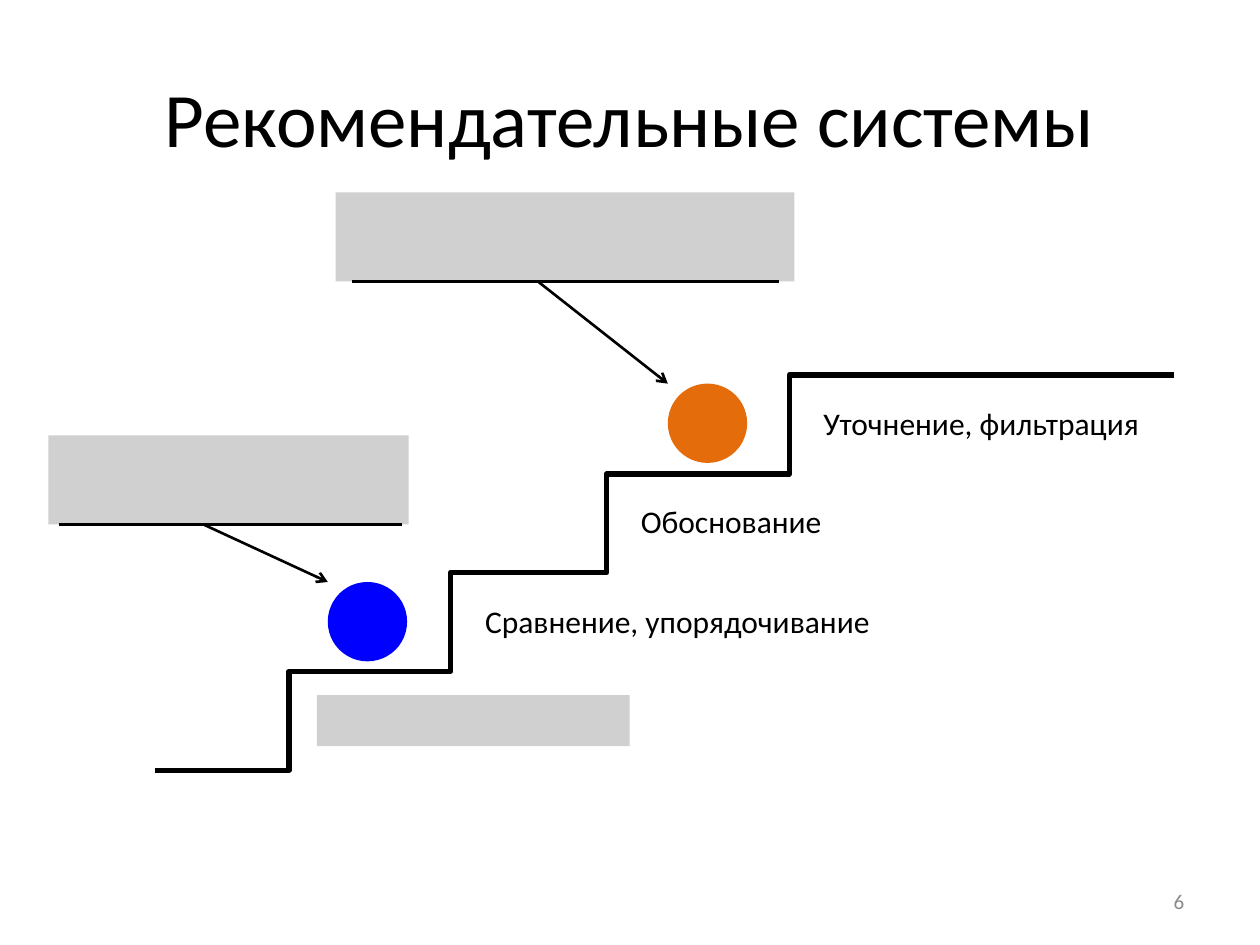
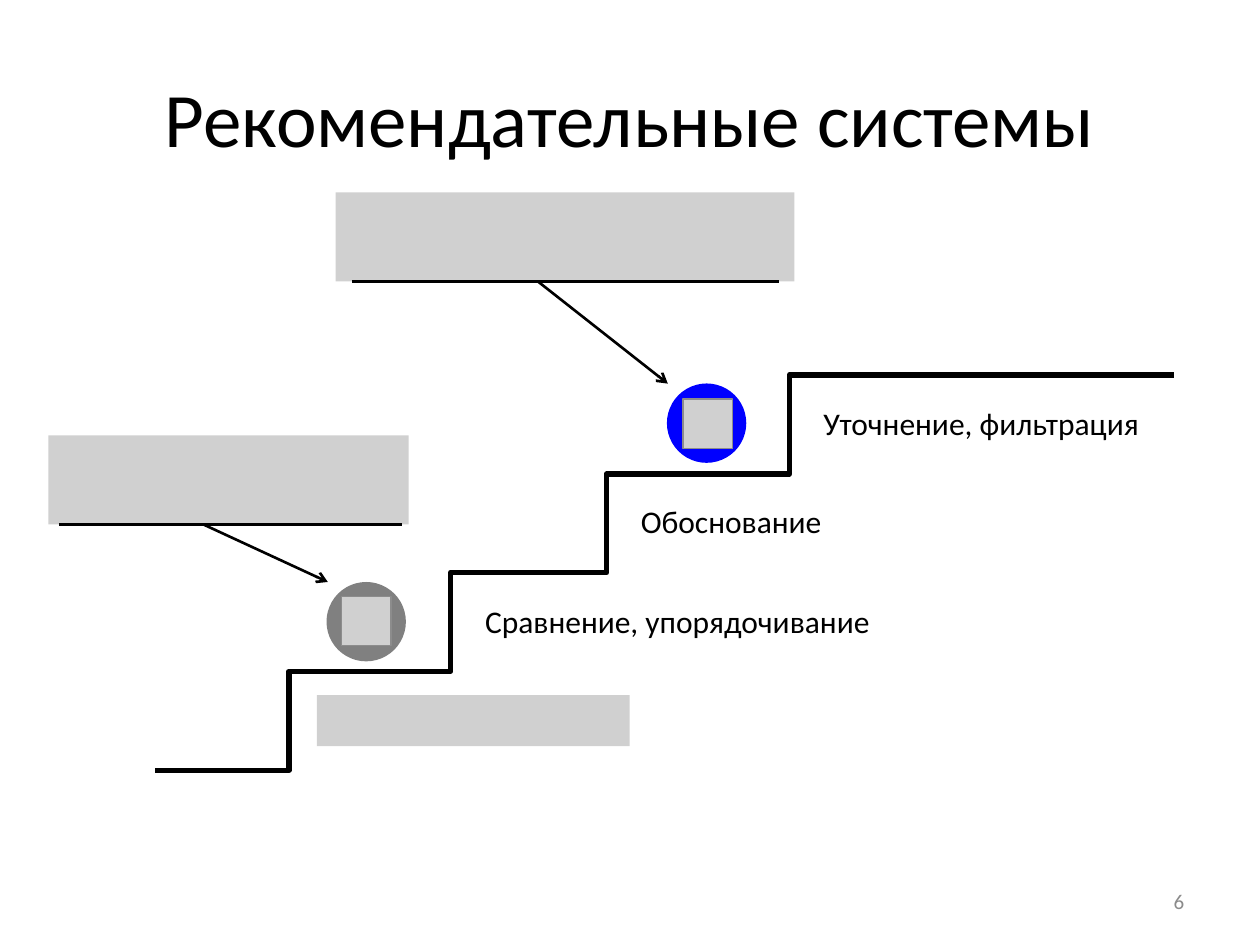
Before and after one commit to Otann/diploma, a slide deck: slide 6 of slides.pptx. Drawn at 1260x945 pixels with LibreOffice and Linux fonts; fonts in the diff are those of the drawing; grey boxes stand for pictures. Boxes give left, top, right and bottom in pixels: in the first picture for what was removed or moved away, otherwise in the second. Text is boxed around its words. In the diff, an @@ line names an element or a change of style, - is before the commit and + after.

```diff
--- a/slides.pptx
+++ b/slides.pptx
@@ ellipse: place and size @@
-ellipse at <box>328,582,407,662</box>
+ellipse at <box>667,383,746,462</box>
@@ picture added at <box>683,399,732,449</box> @@
@@ ellipse: place and size @@
-ellipse at <box>668,383,747,462</box>
+ellipse at <box>326,582,406,662</box>
@@ ellipse at <box>326,582,406,662</box>: fill #E46C0A to #808080 @@
@@ picture added at <box>341,596,391,645</box> @@
```
Also in this commit, not shown: 11 other slides changed, 3 slides added, 2 slides removed, 33 other files.
